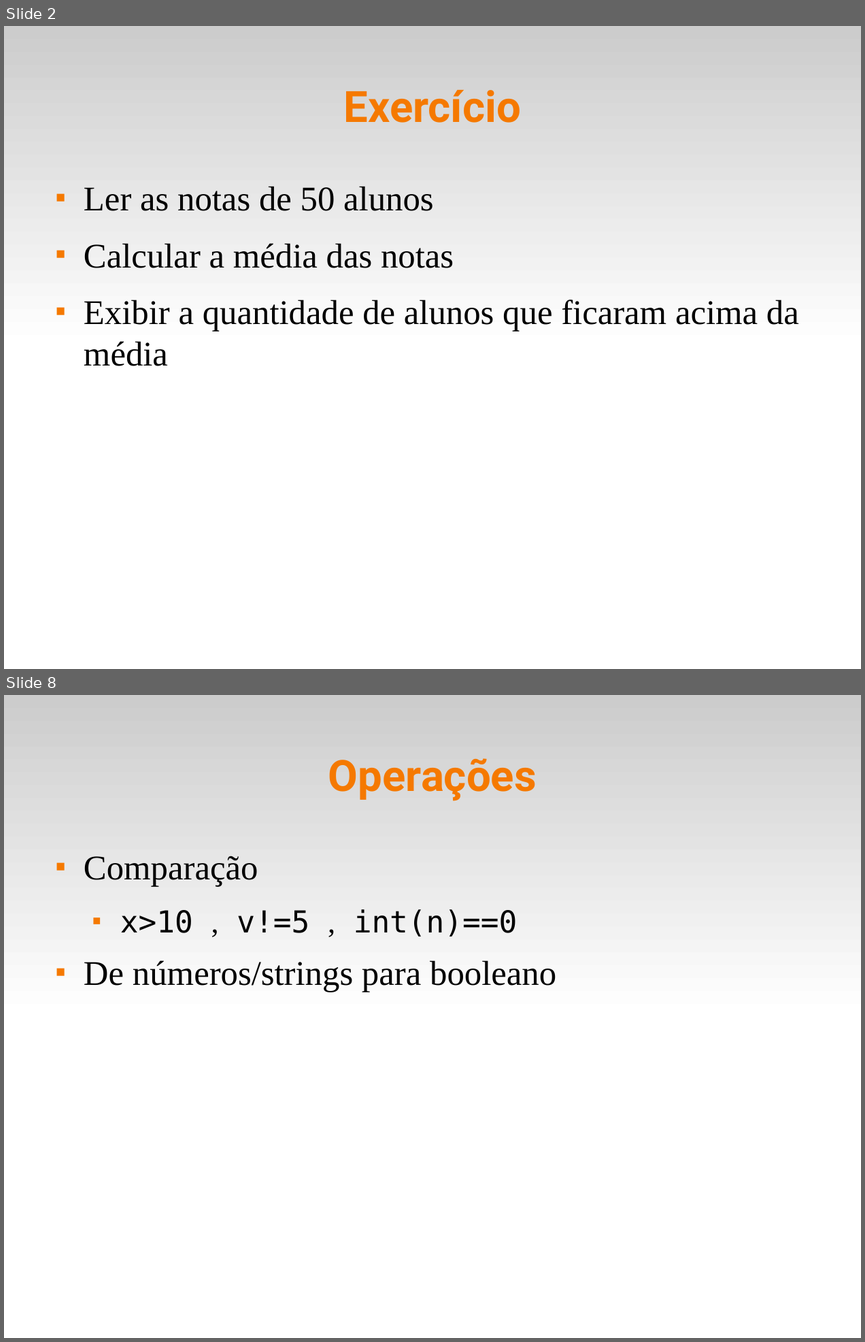
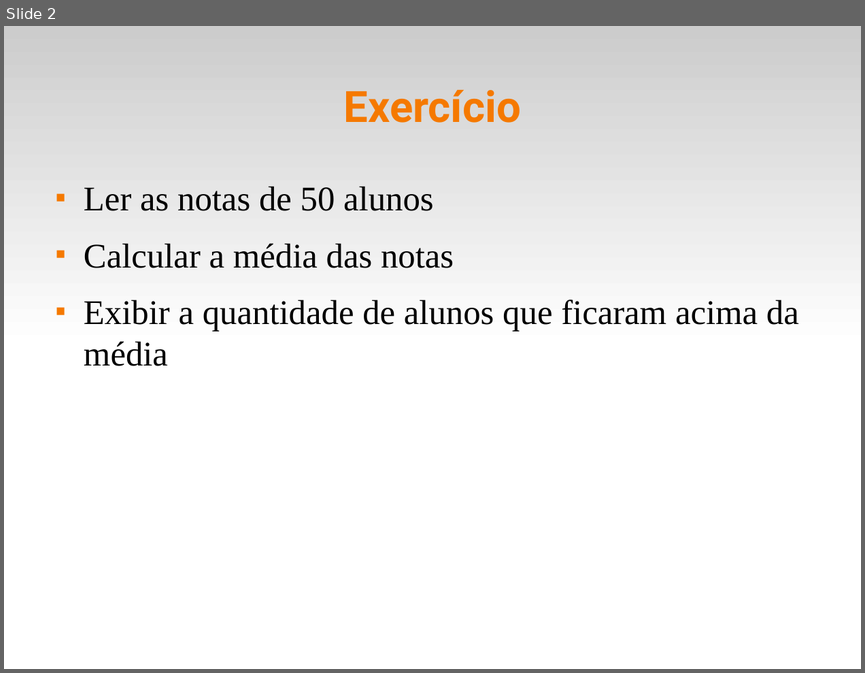
Before and after one commit to fsantanna-uerj/IPD, a slide deck: slides/ipd-05-listas.odp. Shown one above the other, each under a label of ours: slides 2 and 8 before the commit, slide 2 after it; the slides between them are not shown. The pictures are 865x1342 and 865x673 pixels, drawn with LibreOffice and Linux fonts; fonts in the diff are those of the drawing. Boxes give left, top, right and bottom in pixels: in the first picture for what was removed or moved away, otherwise in the second. Text is boxed around its words. In the diff, an @@ line names an element or a change of style, - is before the commit and + after.

```diff
--- a/slides/ipd-05-listas.odp
+++ b/slides/ipd-05-listas.odp
@@ slide 8 removed at (4, 695, 861, 1338), background #FFFFFF; not listed: 1 template element that a slide beside it also shows @@
@@ title removed at (328, 758, 536, 801) @@
-Operações
@@ text removed at (84, 855, 556, 992) @@
-■ Comparação
-  ■ x>10 , v!=5 , int(n)==0
-■ De números/strings para booleano
```
Also in this commit, not shown: 4 slides changed, 4 slides added, 4 other slides removed, 12 other files.
